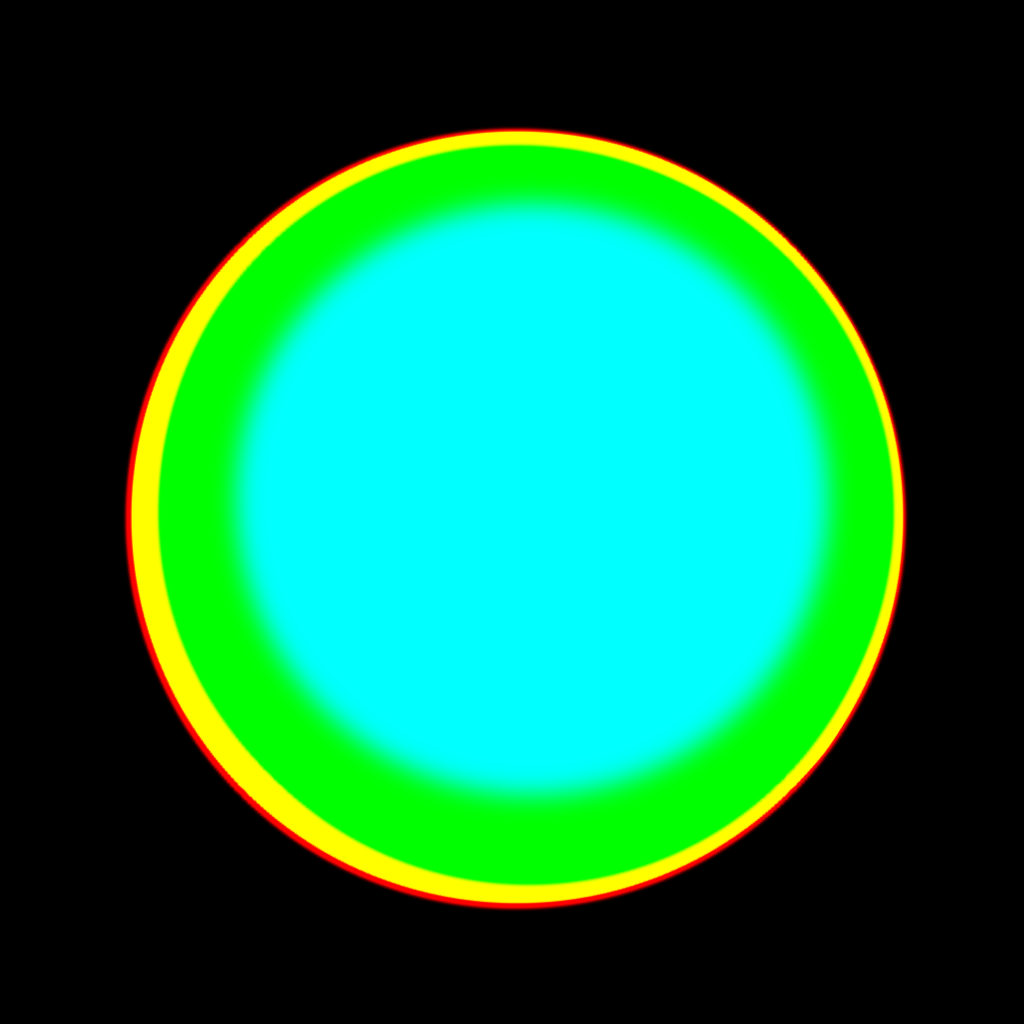
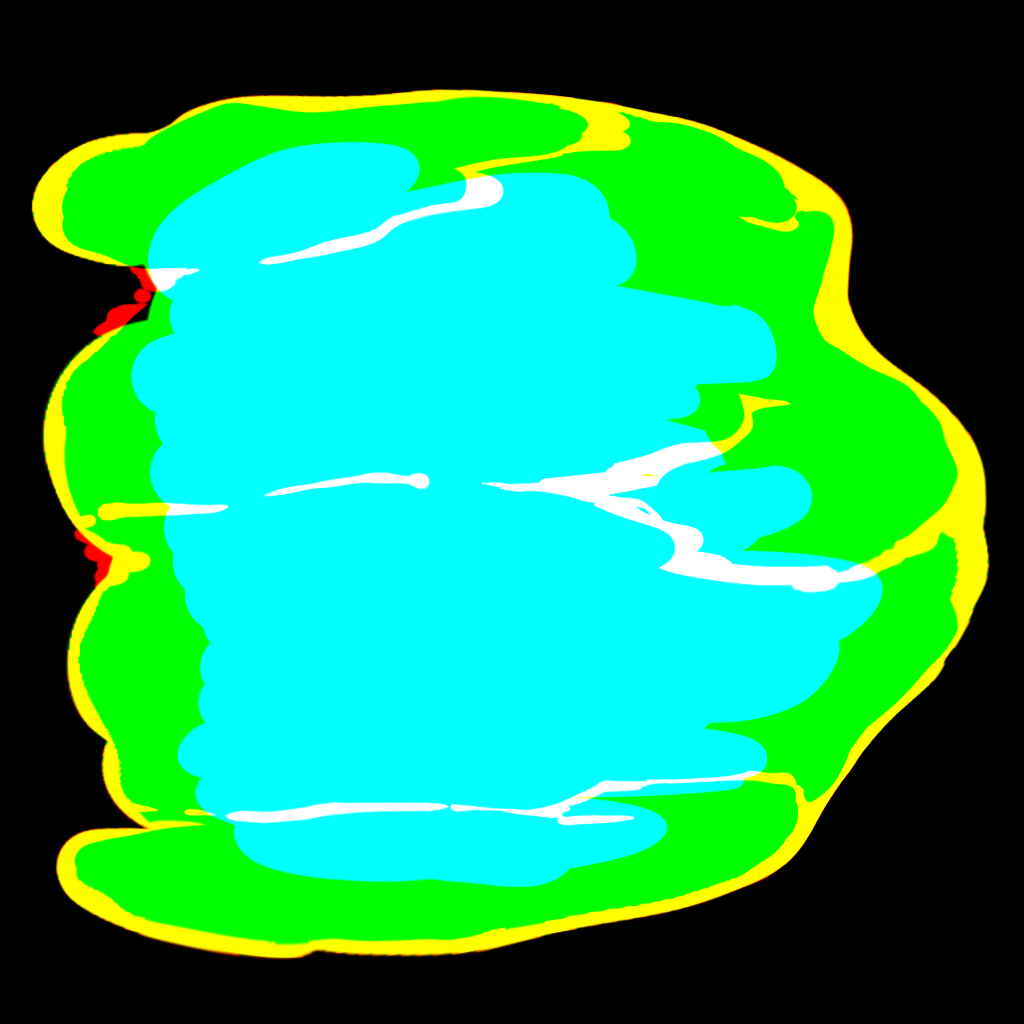
Layers edited between the first and the second 1024 × 1024 image:
hid "图层 7 拷贝", painted on it over [30, 88, 991, 962]
added layer "图层 12" over [30, 88, 991, 962]
